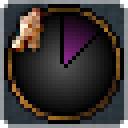
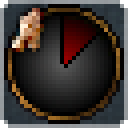
Revision of a layered 128 × 128 image; what changed, layer by layer:
showed "small - g/r" over <box>12,12,116,116</box>
hid "small - g/p" over <box>12,12,116,116</box>
